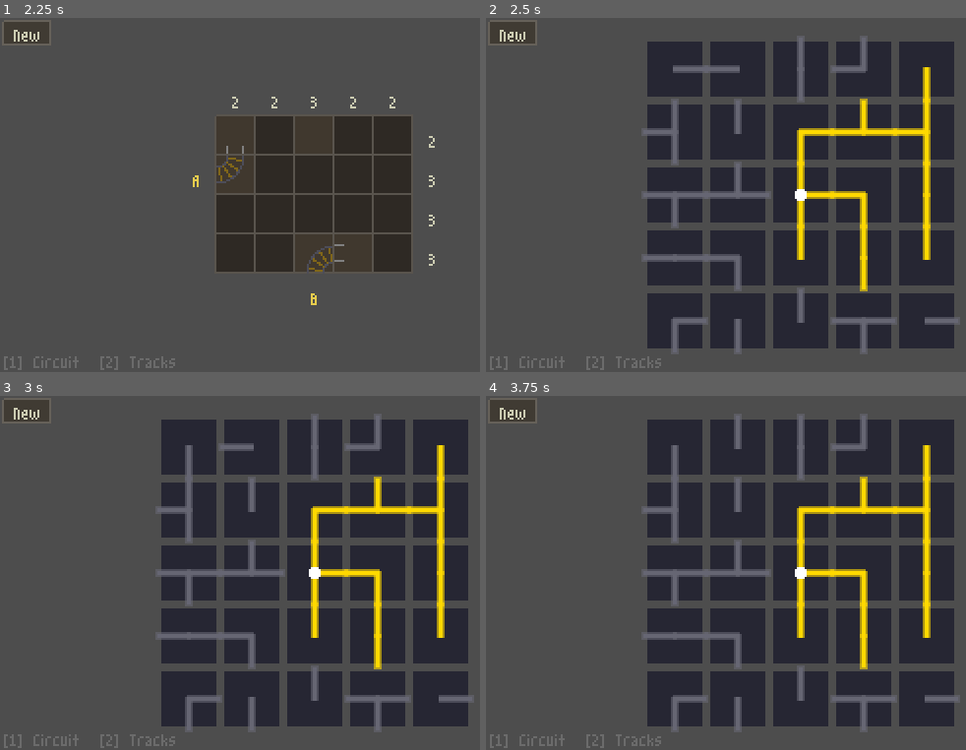
Above: before the commit, frames 1-4 (two rows, left to right).
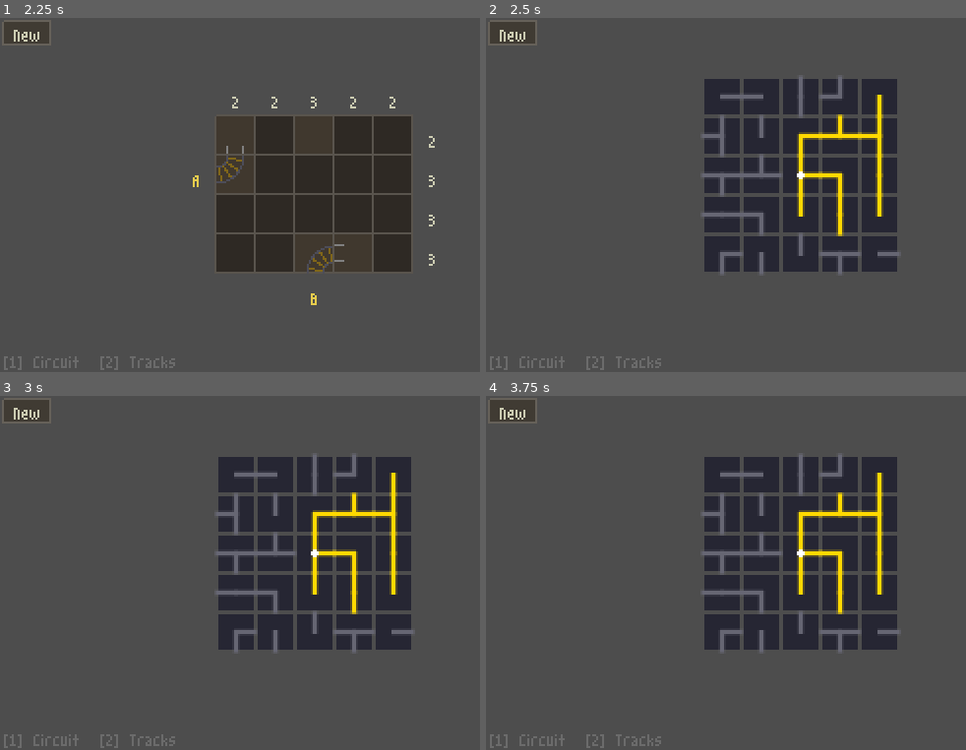
Above: after the commit, the same moments.

Repository: mojwinter/moving-day-game
Game: Godot game, scene res://scenes/puzzle_switcher.tscn
The game is run twice, just before and just after one commit, with the same random seed, the same clock (stepped at 60 frames per second) and the same inputs.
Inputs (mouse positions are in pixels of both pictures, inside the frame that each line leads up to):
- Up to frame 1 (2.25 s): tap Enter at 0.5 s; drag from (235, 134) to (355, 173) at 0.52 s; drag from (273, 134) to (393, 173) at 1.27 s; tap Space at 2 s; move the mouse to (316, 134) at 2.02 s; tap 2 at 2.1 s; click (316, 134) at 2.17 s
- Up to frame 2 (2.5 s): tap 1 at 2.3 s
- Up to frame 3 (3 s): tap Enter at 2.75 s; drag from (187, 445) to (441, 445) at 2.77 s
- Up to frame 4 (3.75 s): tap Space at 3.5 s; drag from (735, 445) to (802, 509) at 3.52 s

Frame 1 is identical in both runs. In frame 2, 38% of the frame differs, in the area x 32-99%, y 5-95%; in frame 3, 38%; in frame 4, 38%.

Commit message:
feat: Resize tiles and add win highlight tween
Reduce tile cell size and adapt visuals, hitboxes, and layout for the net puzzle (32 -> 20 px). Update scene collision shape/position and GRID_OFFSET/CELL_SIZE constants. Adjust tile drawing: smaller arm/knob sizes, reduced source dot, pot indicator sizing and label layout, and arm line width. Add a per-tile `highlight` property and HIGHLIGHT_COLOR to support a win animation. Introduce _play_win_highlight tween in net_puzzle.gd and wire it into stage transitions (rotation -> trace -> calibration -> complete), and ensure any running tween is killed when starting a new game. These changes keep rendering and interaction consistent with the smaller tile size and add a staggered highlight effect when stages complete.

Diff:
--- a/project.godot
+++ b/project.godot
@@ -21,7 +21,6 @@
 window/size/window_width_override=1920
 window/size/window_height_override=1080
 window/stretch/mode="viewport"
-window/stretch/aspect="keep"
 
 [rendering]
 
--- a/scenes/net_puzzle/tile.tscn
+++ b/scenes/net_puzzle/tile.tscn
@@ -3,7 +3,7 @@
 [ext_resource type="Script" path="res://scripts/net_puzzle/tile.gd" id="1_tile"]
 
 [sub_resource type="RectangleShape2D" id="RectangleShape2D_1"]
-size = Vector2(32, 32)
+size = Vector2(20, 20)
 
 [node name="NetTile" type="Node2D"]
 script = ExtResource("1_tile")
@@ -11,7 +11,7 @@
 [node name="ClickArea" type="Area2D" parent="."]
 
 [node name="CollisionShape" type="CollisionShape2D" parent="ClickArea"]
-position = Vector2(16, 16)
+position = Vector2(10, 10)
 shape = SubResource("RectangleShape2D_1")
 
 [connection signal="input_event" from="ClickArea" to="." method="_on_click_area_input_event"]
--- a/scripts/net_puzzle/net_puzzle.gd
+++ b/scripts/net_puzzle/net_puzzle.gd
@@ -2,8 +2,8 @@
 ## Scene controller for the Night 3 Net/Rotation puzzle.
 ## Manages 3 sequential stages: Rotation -> Trace (Solder) -> Calibration.
 
-const CELL_SIZE := 32
-const GRID_OFFSET := Vector2(80, 10)
+const CELL_SIZE := 20
+const GRID_OFFSET := Vector2(110, 30)
 const GRID_W := 5
 const GRID_H := 5
 const NEW_BTN_RECT := Rect2(2, 2, 24, 12)
@@ -17,6 +17,7 @@
 
 var tile_nodes := []
 var current_stage: int = Stage.ROTATION
+var _win_tween: Tween = null
 
 # --- Trace stage state ---
 var is_dragging := false
@@ -98,8 +99,8 @@
 # =========================================================================
 
 func _on_puzzle_solved() -> void:
-	# Rotation stage complete -> move to trace
-	_enter_trace_stage()
+	# Rotation stage complete -> play highlight then move to trace
+	_play_win_highlight(_enter_trace_stage)
 
 
 func _enter_trace_stage() -> void:
@@ -170,7 +171,7 @@
 		if (tile.connections & 0x0F) != 0 and not tile.is_soldered:
 			return
 	# All connected tiles soldered
-	_enter_calibration_stage()
+	_play_win_highlight(_enter_calibration_stage)
 
 
 # =========================================================================
@@ -285,7 +286,29 @@
 	for i in range(pot_positions.size()):
 		if _pot_error(i) > POT_WIN_TOLERANCE:
 			return
-	_on_all_stages_complete()
+	_play_win_highlight(_on_all_stages_complete)
+
+
+# =========================================================================
+# Win animation
+# =========================================================================
+
+func _play_win_highlight(next_callback: Callable) -> void:
+	if _win_tween and _win_tween.is_valid():
+		_win_tween.kill()
+	_win_tween = create_tween()
+	_win_tween.set_parallel(true)
+	var delay := 0.0
+	for y in range(GRID_H):
+		for x in range(GRID_W):
+			var idx := y * GRID_W + x
+			if (grid_manager.tiles[idx].connections & 0x0F) == 0:
+				continue
+			var node = tile_nodes[idx]
+			node.highlight = 1.0
+			_win_tween.tween_property(node, "highlight", 0.0, 0.6).set_delay(delay).set_trans(Tween.TRANS_QUAD).set_ease(Tween.EASE_IN)
+			delay += 0.03
+	_win_tween.finished.connect(next_callback)
 
 
 # =========================================================================
@@ -320,6 +343,9 @@
 	is_dragging = false
 	active_pot_index = -1
 	pot_positions.clear()
+	if _win_tween and _win_tween.is_valid():
+		_win_tween.kill()
+		_win_tween = null
 	# Remove old tile nodes
 	for tile_node in tile_nodes:
 		tile_node.queue_free()
--- a/scripts/net_puzzle/tile.gd
+++ b/scripts/net_puzzle/tile.gd
@@ -7,8 +7,8 @@
 
 signal tile_clicked(grid_x: int, grid_y: int)
 
-const CELL_SIZE := 32.0
-const ARM_WIDTH := 2.0
+const CELL_SIZE := 20.0
+const ARM_WIDTH := 1.0
 const CENTER := Vector2(CELL_SIZE / 2.0, CELL_SIZE / 2.0)
 
 const BG_COLOR := Color(0.15, 0.15, 0.2)
@@ -24,8 +24,15 @@
 enum DrawMode { ROTATION, TRACE, CALIBRATION }
 var draw_mode: int = DrawMode.ROTATION
 
+const HIGHLIGHT_COLOR := Color(0.95, 0.85, 0.3)
+
 ## Color override used by calibration stage to tint all arms.
 var calibration_color: Color = SOLDER_COLOR
+
+var highlight: float = 0.0:
+	set(v):
+		highlight = v
+		queue_redraw()
 
 var grid_x: int = 0
 var grid_y: int = 0
@@ -44,7 +51,8 @@
 
 func _draw() -> void:
 	# Background
-	draw_rect(Rect2(2, 2, CELL_SIZE - 4, CELL_SIZE - 4), BG_COLOR)
+	var bg := BG_COLOR.lerp(HIGHLIGHT_COLOR, highlight * 0.4) if highlight > 0.0 else BG_COLOR
+	draw_rect(Rect2(1, 1, CELL_SIZE - 2, CELL_SIZE - 2), bg)
 
 	if tile_data == null:
 		return
@@ -62,7 +70,7 @@
 	_draw_arms(color)
 	draw_circle(CENTER, ARM_WIDTH * 0.75, color)
 	if tile_data.is_source:
-		draw_circle(CENTER, 3.0, SOURCE_COLOR)
+		draw_circle(CENTER, 2.0, SOURCE_COLOR)
 
 
 func _draw_trace() -> void:
@@ -70,14 +78,14 @@
 	_draw_arms(color)
 	draw_circle(CENTER, ARM_WIDTH * 0.75, color)
 	if tile_data.is_source:
-		draw_circle(CENTER, 3.0, SOURCE_COLOR)
+		draw_circle(CENTER, 2.0, SOURCE_COLOR)
 
 
 func _draw_calibration() -> void:
 	_draw_arms(calibration_color)
 	draw_circle(CENTER, ARM_WIDTH * 0.75, calibration_color)
 	if tile_data.is_source:
-		draw_circle(CENTER, 3.0, SOURCE_COLOR)
+		draw_circle(CENTER, 2.0, SOURCE_COLOR)
 
 	# Draw potentiometer knob if this tile has one
 	if tile_data.has_pot:
@@ -85,14 +93,14 @@
 
 
 func _draw_pot_knob() -> void:
-	var knob_radius := 7.0
+	var knob_radius := 4.0
 	var knob_bg := Color(0.3, 0.3, 0.35)
 	var knob_ring := Color(0.6, 0.6, 0.65)
 
 	# Knob background circle
 	draw_circle(CENTER, knob_radius, knob_bg)
 	# Outer ring
-	draw_arc(CENTER, knob_radius, 0, TAU, 32, knob_ring, 1.0)
+	draw_arc(CENTER, knob_radius, 0, TAU, 24, knob_ring, 1.0)
 
 	# Indicator line: pot_value 0-100 maps to angle range (roughly 225 deg sweep)
 	# 0 = 7 o'clock (225 deg), 100 = 5 o'clock (-45 deg / 315 deg)
@@ -100,28 +108,23 @@
 	var max_angle := deg_to_rad(-45.0)  # 100 position (same as 315 but going CW)
 	var t: float = float(tile_data.pot_value) / 100.0
 	var angle := min_angle + t * (max_angle - min_angle)
-	var indicator_end := CENTER + Vector2(cos(angle), -sin(angle)) * (knob_radius - 4.0)
+	var indicator_end := CENTER + Vector2(cos(angle), -sin(angle)) * (knob_radius - 2.0)
 	draw_line(CENTER, indicator_end, Color.WHITE, 1.0, true)
 
-	# Dial label (V / R / F) above the knob
-	if tile_data.pot_label != "":
-		var label_size := 16
-		var label_w := PIXEL_FONT.get_string_size(tile_data.pot_label, HORIZONTAL_ALIGNMENT_CENTER, -1, label_size)
-		draw_string(PIXEL_FONT, CENTER + Vector2(-label_w.x / 2.0, -knob_radius - 1.0),
-			tile_data.pot_label, HORIZONTAL_ALIGNMENT_CENTER, -1, label_size, Color.WHITE)
-
-	# Value label below the knob
-	var val_str := str(tile_data.pot_value)
+	# Combined label + value below the knob (e.g. "V50")
 	var font_size := 16
-	var text_size := PIXEL_FONT.get_string_size(val_str, HORIZONTAL_ALIGNMENT_CENTER, -1, font_size)
-	draw_string(PIXEL_FONT, CENTER + Vector2(-text_size.x / 2.0, knob_radius + 4.0), val_str, HORIZONTAL_ALIGNMENT_CENTER, -1, font_size, Color.WHITE)
+	var txt: String = tile_data.pot_label + str(tile_data.pot_value) if tile_data.pot_label != "" else str(tile_data.pot_value)
+	var tw := PIXEL_FONT.get_string_size(txt, HORIZONTAL_ALIGNMENT_LEFT, -1, font_size)
+	draw_string(PIXEL_FONT, Vector2((CELL_SIZE - tw.x) / 2.0, CELL_SIZE + PIXEL_FONT.get_ascent(font_size)),
+		txt, HORIZONTAL_ALIGNMENT_LEFT, -1, font_size, Color.WHITE)
 
 
 func _draw_arms(color: Color) -> void:
+	var c := color.lerp(HIGHLIGHT_COLOR, highlight) if highlight > 0.0 else color
 	for dir in NC.DIRECTIONS:
 		if tile_data.has_connection(dir):
 			var end_offset := Vector2(NC.DIR_OFFSET[dir]) * (CELL_SIZE / 2.0)
-			draw_line(CENTER, CENTER + end_offset, color, ARM_WIDTH, true)
+			draw_line(CENTER, CENTER + end_offset, c, ARM_WIDTH, true)
 
 
 func _on_click_area_input_event(_viewport: Node, event: InputEvent, _shape_idx: int) -> void:
